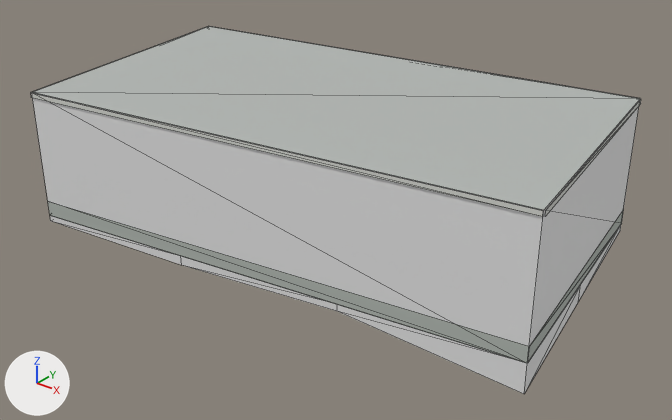
One commit to the glTF model public/models/buildings/osm-way-49379102.glb: the scene before it, then after it.
One viewpoint serves both versions: a 50 mm camera at (12.16, -15.12, 9.6) aimed at (0.29, -0.29, 0.41). The axes (+X, +Y, +Z) are drawn at lower left. The lights are the same throughout. The picture after the commit comes second. Mesh edges are drawn as thin lines. Where no turn or scale is listed for an object, it has been applied to the vertices. Vertices at exactly the same position are counted once.

Script lines for the objects in view, before the commit:
```python
ob_building_foundation_49379102 = bpy.data.objects.new('building foundation 49379102', me_building_foundation_49379102)
ob_building_foundation_49379102.location = (0.0, 0.0, 0.0)
ob_reality_49379102_near_reality_flat_weathered_roof = bpy.data.objects.new('reality 49379102 near reality flat weathered roof', me_reality_49379102_near_reality_flat_weathered_roof)
ob_reality_49379102_near_reality_flat_weathered_roof.location = (0.0, 0.0, 0.0)
ob_reality_49379102_near_reality_pale_aluminum_sill = bpy.data.objects.new('reality 49379102 near reality pale aluminum sill', me_reality_49379102_near_reality_pale_aluminum_sill)
ob_reality_49379102_near_reality_pale_aluminum_sill.location = (0.0, 0.0, 0.0)
# me_reality_49379102_near_reality_pale_aluminum_sill
# before: 2 (-6.3, 2.36, 3.0) at pixel (208, 26), 3 (-5.3, -4.02, 3.0) at pixel (30, 92), 6 (5.31, 3.95, 3.0) at pixel (640, 98), 7 (-6.28, 2.39, 3.0) at pixel (209, 26), 10 (6.3, -2.36, 3.0) at pixel (545, 210)
# before: 11 (5.34, 3.92, 3.0) at pixel (641, 98), 14 (-5.27, -4.05, 3.0) at pixel (30, 92), 15 (6.28, -2.39, 3.0) at pixel (543, 210)
# also in view: 'reality 49379102 near reality concrete plinth' at (0.0, -0.05, 0.18); 'reality 49379102 near reality aged pale plaster' at (0.0, -0.05, 1.5)
```
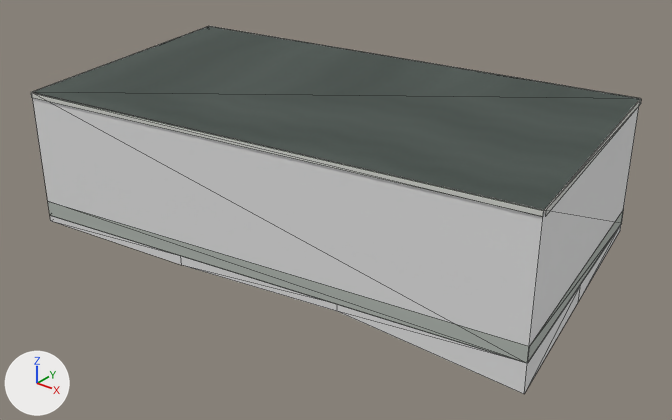
Where the change shows, as pixel boxes (x1, y1, x2, y2) in the pictures (672 x 420 px):
'reality 49379102 near reality flat weathered roof', surface changed (darker): (32, 26, 639, 210) in both
part 1 of me_reality_49379102_near_reality_pale_aluminum_sill, added: after (31, 26, 641, 211)

The change, as a list of edits to the scene's bpy script:
```text
Add img_roof_color:
    img_roof_color = load_image('roof-color', 'textures/1de3d7bb6546b7423004abcc0fb627c4d0c6ad03316b21d76a93f9bf4f470ca6.png', 256, 256, 'sRGB')
Change mat_reality_flat_weathered_roof:
    remove mat_reality_flat_weathered_roof.base_color = (0.451, 0.475, 0.455)  # grey #b3b7b4
    add mat_reality_flat_weathered_roof.texture = img_roof_color
Change me_reality_49379102_near_reality_pale_aluminum_sill:
    used by ob_reality_49379102_near_reality_pale_aluminum_sill; location = (0.0, 0.0, 0.0)
    verts and faces of me_reality_49379102_near_reality_pale_aluminum_sill; kept vertices keep their numbers, new ones are numbered from 16
    remove me_reality_49379102_near_reality_pale_aluminum_sill.from_pydata(...)  # 16 vertices, 8 faces; spans x -6.3..6.3, y -4.05..3.95, z 2.89..3.0
    add me_reality_49379102_near_reality_pale_aluminum_sill.from_pydata(...)  # 20 vertices, 16 faces; spans x -6.3..6.3, y -4.05..3.95, z 2.89..3.0
    me_reality_49379102_near_reality_pale_aluminum_sill part 1
    add verts[16] = (-5.28, -4.02, 3.0)  # pixel (31, 92)
    add verts[17] = (-6.28, 2.36, 3.0)  # pixel (208, 26)
    add verts[18] = (5.32, 3.92, 3.0)  # pixel (640, 98)
    add verts[19] = (6.28, -2.36, 3.0)  # pixel (543, 210)
    add faces += [(2, 16, 17), (2, 3, 16), (6, 17, 18), (6, 7, 17), (10, 18, 19), (10, 11, 18)]
    add faces += [(14, 19, 16), (14, 15, 19)]
```
